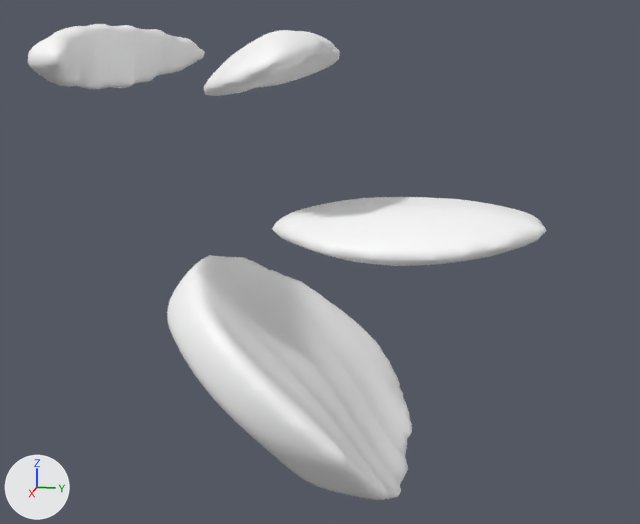
A saved change to the glTF model apps/web/public/avatar-kit/beard/goatee.glb.
One viewpoint serves both versions: a 50 mm lens placed at (1.126, -0.502, -0.409), pointed at (0.003, -0.726, -0.69). The lights are fixed; the arrows at lower left show +X, +Y and +Z. The first picture is the older version. Vertices at exactly the same position are counted once.
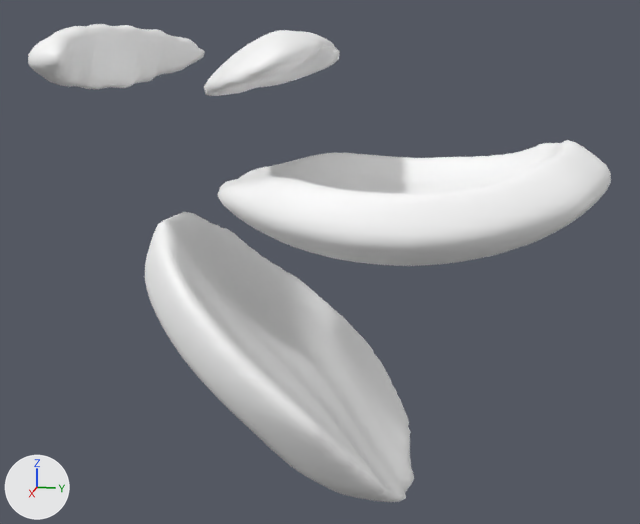
Location of each change, (x1, y1, x2, y2) in pixels of the pictures (640 x 524 px):
'Mesh_0', reshaped, moved, rescaled (13% wider): before (28, 24, 546, 500); after (28, 24, 611, 502)
part 1 of me_mesh_0, rebuilt (10% wider, 18% taller): before (167, 255, 412, 500); after (145, 212, 414, 502)
part 2 of me_mesh_0, rebuilt (44% wider, 81% taller): before (272, 197, 546, 266); after (217, 140, 611, 266)
part 3 of me_mesh_0, rebuilt: (204, 30, 340, 96) in both

The change in detail:
me_mesh_0 is used by ob_mesh_0; parent ob_part; location (-0.319, -0.126, -1.408); scale (0.0000875, 0.0000875, 0.0000875).
me_mesh_0 had 4508 vertices, 8999 faces and spanned x 881.0..6409.0, y -10425.0..-3578.0, z 4684.0..11699.0.
me_mesh_0 now has 4508 vertices, 8999 faces and spans x 861.0..6263.0, y -11036.0..-3533.0, z 4702.0..11681.0.
me_mesh_0 part 1: the loose piece of 2116 vertices spanning x 1368.0..5933.0, y -9204.0..-5471.0, z 4684.0..8141.0 is rebuilt with 1739 vertices and now spans x 1523.0..5621.0, y -10183.0..-6095.0, z 4702.0..8877.0.
me_mesh_0 part 2: the loose piece of 772 vertices spanning x 2111.0..5164.0, y -7514.0..-3578.0, z 8339.0..9170.0 is rebuilt with 1560 vertices and now spans x 1528.0..5606.0, y -9002.0..-3533.0, z 8398.0..10137.0.
me_mesh_0 part 3: the loose piece of 756 vertices spanning x 1817.0..5481.0, y -8520.0..-6741.0, z 10686.0..11603.0 is rebuilt with 552 vertices and now spans x 1781.0..5356.0, y -9175.0..-7437.0, z 10695.0..11586.0.
Other edits to the shape of me_mesh_0 do not show in these pictures.
Object 'Mesh_0' (ob_mesh_0) moves from (-0.319, -0.126, -1.408) to (-0.318, -0.05, -1.43).
Object 'Mesh_0' (ob_mesh_0) is rescaled from (0.0000875, 0.0000875, 0.0000875) to (0.0000895, 0.0000895, 0.0000895).
